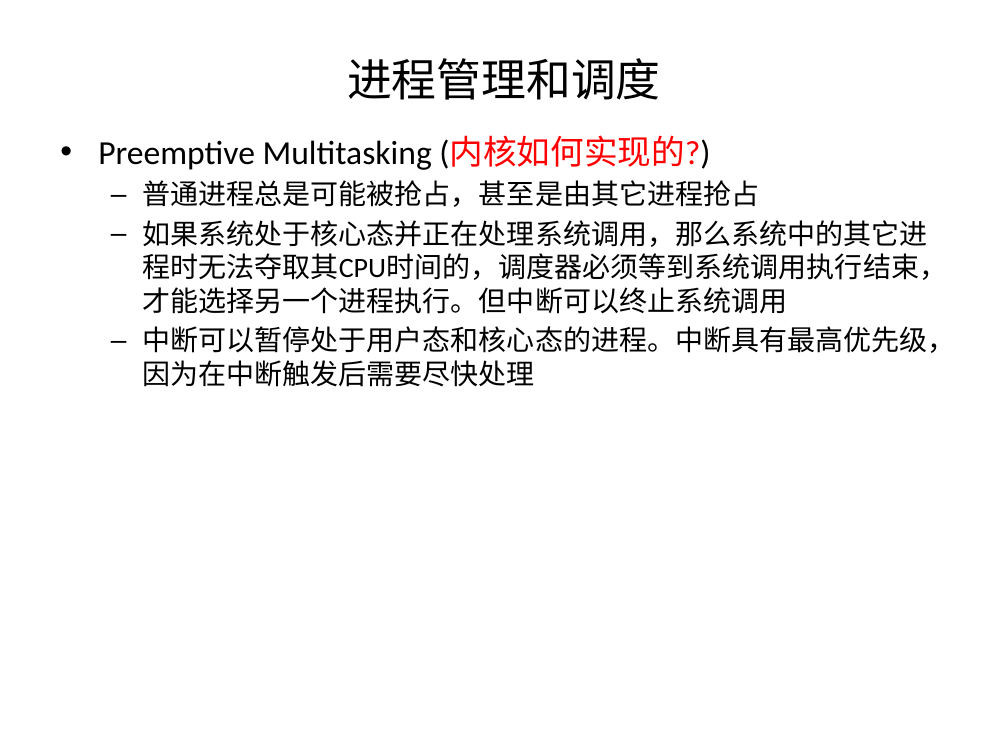
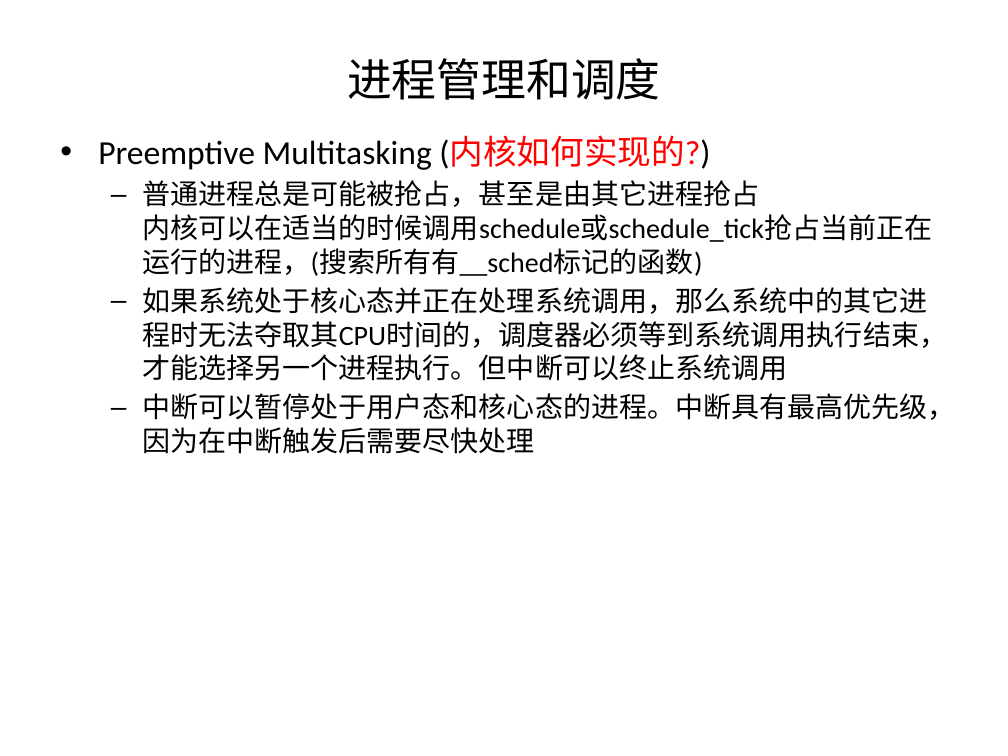
Before and after one commit to chenziliang/summary-of-the-books, a slide deck: slide 16 of PLKA.pptx. Drawn at 1008x756 pixels with LibreOffice and Linux fonts; fonts in the diff are those of the drawing. Boxes give left, top, right and bottom in pixels: in the first picture for what was removed or moved away, otherwise in the second. Text is boxed around its words. In the diff, an @@ line names an element or a change of style, - is before the commit and + after.

```diff
--- a/PLKA.pptx
+++ b/PLKA.pptx
@@ text at [142,180,932,276]: text changed @@
-  – 普通进程总是可能被抢占，甚至是由其它进程抢占
+  – 普通进程总是可能被抢占，甚至是由其它进程抢占
+    内核可以在适当的时候调用schedule或schedule_tick抢占当前正在运行的进程，(搜索所有有__sched标记的函数)
```
Also in this commit, not shown: 2 other slides changed, 13 slides added.
